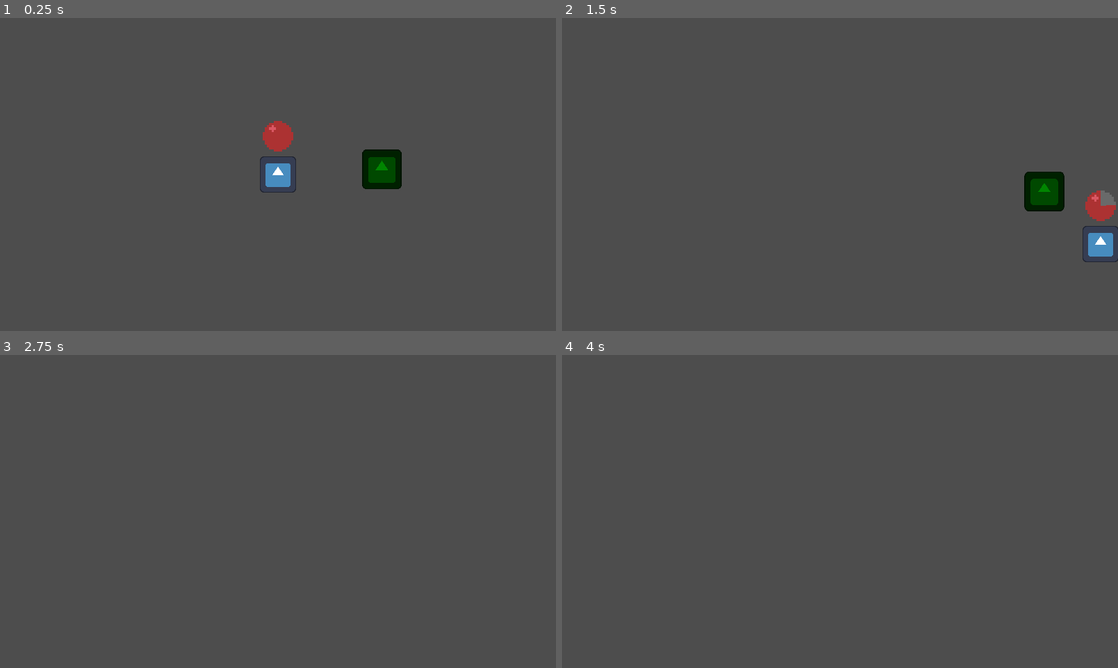
Above: before the commit, frames 1-4 (two rows, left to right).
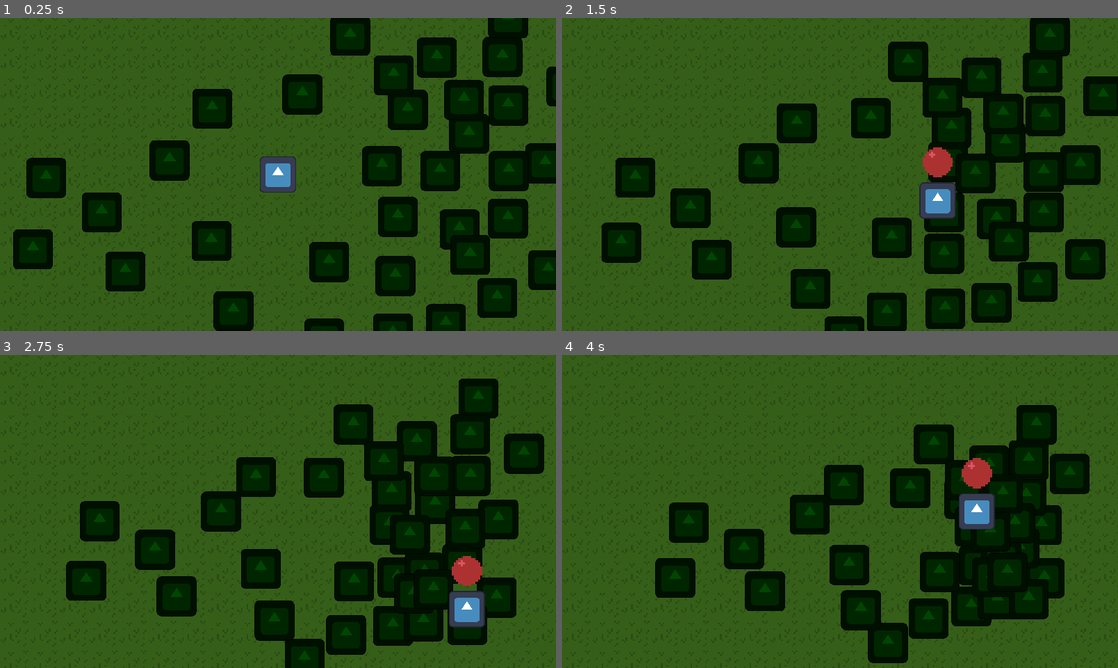
Above: after the commit, the same moments.

Repository: RenatoCLa/architecture-jam-2024
Game: Godot game, scene res://Scenes/rooms/test_room_01.tscn
The game is run twice, just before and just after one commit, with the same random seed, the same clock (stepped at 60 frames per second) and the same inputs. The engine's default icon, where the game draws it, is replaced by a stand-in: a white triangle on a blue panel in a dark square.
Inputs (mouse positions are in pixels of both pictures, inside the frame that each line leads up to):
- Up to frame 1 (0.25 s): no input
- Up to frame 2 (1.5 s): move the mouse to (962, 158) at 0.52 s; hold D (walk_right) 0.53-1.28 s; move the mouse to (728, 190) at 1.27 s; hold S (walk_down) from 1.28 s (still down)
- Up to frame 3 (2.75 s): move the mouse to (333, 442) at 2.02 s; release S (walk_down) at 2.03 s; hold D (walk_right) from 2.03 s (still down)
- Up to frame 4 (4 s): move the mouse to (812, 574) at 2.77 s; release D (walk_right) at 2.78 s; hold W (walk_up) 2.78-3.53 s; move the mouse to (1006, 558) at 3.52 s; hold A (walk_left) from 3.53 s (still down)

The runs differ from the first frame. In frame 1, 99% of the frame differs, in the area x 0-100%, y 0-100%; in frame 2, 99%; in frame 3, 100%; in frame 4, 100%.

Commit message:
Added attack function for the player

Diff:
--- /dev/null
+++ b/Scenes/attacks/generic_bullet.tscn
@@ -0,0 +1,22 @@
+[gd_scene load_steps=4 format=3 uid="uid://bc7xiw331iqih"]
+
+[ext_resource type="Script" path="res://Scripts/Class Scripts/generic_bullet.gd" id="1_7p1lx"]
+[ext_resource type="Texture2D" uid="uid://jbupabfjuqys" path="res://Sprites/backdrop.png" id="1_uxn1q"]
+
+[sub_resource type="CircleShape2D" id="CircleShape2D_bugw4"]
+radius = 8.0
+
+[node name="GenericBullet" type="Area2D"]
+top_level = true
+collision_layer = 2
+collision_mask = 2
+input_pickable = false
+script = ExtResource("1_7p1lx")
+
+[node name="Sprite2D" type="Sprite2D" parent="."]
+texture = ExtResource("1_uxn1q")
+
+[node name="CollisionShape2D" type="CollisionShape2D" parent="."]
+shape = SubResource("CircleShape2D_bugw4")
+
+[connection signal="area_entered" from="." to="." method="_on_area_entered"]
--- a/Scenes/base_enemy.tscn
+++ b/Scenes/base_enemy.tscn
@@ -1,28 +1,39 @@
-[gd_scene load_steps=4 format=3 uid="uid://c1c7w62icklj7"]
+[gd_scene load_steps=5 format=3 uid="uid://c1c7w62icklj7"]
 
-[ext_resource type="Script" path="res://Scripts/base_enemy_ai.gd" id="1_tcg4s"]
+[ext_resource type="Script" path="res://Scripts/Class Scripts/generic_enemy.gd" id="1_tcg4s"]
 [ext_resource type="Texture2D" uid="uid://cfxol6j2iyqcw" path="res://Sprites/icon.svg" id="2_ayr7t"]
 
-[sub_resource type="CircleShape2D" id="CircleShape2D_ppwh2"]
-radius = 25.0
+[sub_resource type="CircleShape2D" id="CircleShape2D_r74yj"]
+radius = 22.0
+
+[sub_resource type="CapsuleShape2D" id="CapsuleShape2D_5k27h"]
+height = 20.0
 
 [node name="Base Enemy" type="CharacterBody2D"]
-position = Vector2(73, 1)
+collision_layer = 2
 motion_mode = 1
+platform_floor_layers = 4278190080
 script = ExtResource("1_tcg4s")
 
-[node name="Sprite2D" type="Sprite2D" parent="."]
+[node name="Sprite" type="Sprite2D" parent="."]
 modulate = Color(0, 0.521569, 0, 1)
+y_sort_enabled = true
 scale = Vector2(0.359375, 0.359375)
 texture = ExtResource("2_ayr7t")
 
-[node name="Area2D" type="Area2D" parent="."]
+[node name="Hitbox" type="Area2D" parent="."]
+collision_layer = 2
 
-[node name="CollisionShape2D" type="CollisionShape2D" parent="Area2D"]
-shape = SubResource("CircleShape2D_ppwh2")
+[node name="Collision" type="CollisionShape2D" parent="Hitbox"]
+shape = SubResource("CircleShape2D_r74yj")
+debug_color = Color(0.99847, 0, 0.14118, 0.42)
+
+[node name="CollisionShape2D" type="CollisionShape2D" parent="."]
+position = Vector2(0, 13)
+shape = SubResource("CapsuleShape2D_5k27h")
 
 [node name="Attack_CD" type="Timer" parent="."]
 one_shot = true
 
-[connection signal="body_entered" from="Area2D" to="." method="_on_area_2d_body_entered"]
-[connection signal="body_exited" from="Area2D" to="." method="_on_area_2d_body_exited"]
+[connection signal="body_entered" from="Hitbox" to="." method="_on_area_2d_body_entered"]
+[connection signal="body_exited" from="Hitbox" to="." method="_on_area_2d_body_exited"]
--- a/Scenes/player.tscn
+++ b/Scenes/player.tscn
@@ -1,31 +1,68 @@
-[gd_scene load_steps=6 format=3 uid="uid://1q8hs8188bfu"]
+[gd_scene load_steps=10 format=3 uid="uid://1q8hs8188bfu"]
 
 [ext_resource type="Script" path="res://Scripts/player_script.gd" id="1_w14cx"]
 [ext_resource type="Texture2D" uid="uid://cfxol6j2iyqcw" path="res://Sprites/icon.svg" id="2_3wsjd"]
 [ext_resource type="Texture2D" uid="uid://buy5rv280aqje" path="res://Sprites/bac.png" id="3_uyuoo"]
 [ext_resource type="Texture2D" uid="uid://jbupabfjuqys" path="res://Sprites/backdrop.png" id="4_qygbs"]
+[ext_resource type="Script" path="res://Scripts/detect_enemies.gd" id="5_7255h"]
+[ext_resource type="Script" path="res://Scripts/Class Scripts/generic_attack.gd" id="5_76407"]
 
-[sub_resource type="CircleShape2D" id="CircleShape2D_bgun5"]
-radius = 25.0
+[sub_resource type="CapsuleShape2D" id="CapsuleShape2D_y2p1o"]
+height = 22.0
+
+[sub_resource type="CircleShape2D" id="CircleShape2D_tkwwr"]
+radius = 18.0
+
+[sub_resource type="CircleShape2D" id="CircleShape2D_ngnva"]
+radius = 300.0
 
 [node name="Player" type="CharacterBody2D" groups=["player"]]
 motion_mode = 1
+platform_floor_layers = 4278190080
 script = ExtResource("1_w14cx")
 
-[node name="Player_Sprite" type="Sprite2D" parent="."]
+[node name="Sprite" type="Sprite2D" parent="."]
 scale = Vector2(0.328125, 0.328125)
 texture = ExtResource("2_3wsjd")
 
-[node name="Player_Collision" type="CollisionShape2D" parent="."]
-shape = SubResource("CircleShape2D_bgun5")
+[node name="Collision" type="CollisionShape2D" parent="."]
+position = Vector2(0, 10)
+shape = SubResource("CapsuleShape2D_y2p1o")
 
-[node name="TextureProgressBar" type="TextureProgressBar" parent="."]
+[node name="HealthBar" type="TextureProgressBar" parent="."]
 offset_left = -20.0
 offset_top = -64.0
 offset_right = 20.0
 offset_bottom = -24.0
 max_value = 25.0
+step = 0.0
 fill_mode = 5
 nine_patch_stretch = true
 texture_under = ExtResource("3_uyuoo")
 texture_progress = ExtResource("4_qygbs")
+
+[node name="Hitbox" type="Area2D" parent="."]
+
+[node name="CollisionShape2D" type="CollisionShape2D" parent="Hitbox"]
+shape = SubResource("CircleShape2D_tkwwr")
+
+[node name="Holster" type="Area2D" parent="."]
+collision_layer = 4
+collision_mask = 2
+script = ExtResource("5_7255h")
+
+[node name="Slot1" type="Node" parent="Holster"]
+
+[node name="Slot2" type="Node" parent="Holster"]
+
+[node name="Slot3" type="Node" parent="Holster"]
+
+[node name="Slot4" type="Node" parent="Holster"]
+
+[node name="DefaultWeapon" type="Node" parent="Holster"]
+script = ExtResource("5_76407")
+damage = 5.0
+cd = 1.0
+
+[node name="Enemy Detection" type="CollisionShape2D" parent="Holster"]
+shape = SubResource("CircleShape2D_ngnva")
--- a/Scenes/rooms/test_room_01.tscn
+++ b/Scenes/rooms/test_room_01.tscn
@@ -1,13 +1,171 @@
-[gd_scene load_steps=3 format=3 uid="uid://bndbgx15li5w2"]
+[gd_scene load_steps=4 format=3 uid="uid://bndbgx15li5w2"]
 
 [ext_resource type="PackedScene" uid="uid://1q8hs8188bfu" path="res://Scenes/player.tscn" id="1_secu1"]
 [ext_resource type="PackedScene" uid="uid://c1c7w62icklj7" path="res://Scenes/base_enemy.tscn" id="2_3r3a7"]
+[ext_resource type="Texture2D" uid="uid://cg34xy48y0nx3" path="res://Sprites/base_floor_grass.png" id="3_q2r8h"]
 
 [node name="World" type="Node2D"]
 
 [node name="Player" parent="." instance=ExtResource("1_secu1")]
+z_index = 1
 
 [node name="Camera" type="Camera2D" parent="."]
 
 [node name="Base Enemy" parent="." instance=ExtResource("2_3r3a7")]
-position = Vector2(182, -9)
+position = Vector2(314, -13)
+metadata/_edit_group_ = true
+
+[node name="Node" type="Node" parent="."]
+
+[node name="Base Enemy2" parent="Node" instance=ExtResource("2_3r3a7")]
+position = Vector2(317, 112)
+metadata/_edit_group_ = true
+
+[node name="Base Enemy3" parent="Node" instance=ExtResource("2_3r3a7")]
+position = Vector2(338, -103)
+metadata/_edit_group_ = true
+
+[node name="Base Enemy4" parent="Node" instance=ExtResource("2_3r3a7")]
+position = Vector2(188, -138)
+metadata/_edit_group_ = true
+
+[node name="Base Enemy5" parent="Node" instance=ExtResource("2_3r3a7")]
+position = Vector2(188, -138)
+metadata/_edit_group_ = true
+
+[node name="Base Enemy6" parent="Node" instance=ExtResource("2_3r3a7")]
+position = Vector2(226, -48)
+metadata/_edit_group_ = true
+
+[node name="Base Enemy7" parent="Node" instance=ExtResource("2_3r3a7")]
+position = Vector2(155, -77)
+metadata/_edit_group_ = true
+
+[node name="Base Enemy8" parent="Node" instance=ExtResource("2_3r3a7")]
+position = Vector2(271, -81)
+metadata/_edit_group_ = true
+
+[node name="Base Enemy9" parent="Node" instance=ExtResource("2_3r3a7")]
+position = Vector2(-3, 222)
+metadata/_edit_group_ = true
+
+[node name="Base Enemy10" parent="Node" instance=ExtResource("2_3r3a7")]
+position = Vector2(55, 195)
+metadata/_edit_group_ = true
+
+[node name="Base Enemy11" parent="Node" instance=ExtResource("2_3r3a7")]
+position = Vector2(136, 188)
+metadata/_edit_group_ = true
+
+[node name="Base Enemy12" parent="Node" instance=ExtResource("2_3r3a7")]
+position = Vector2(198, 176)
+metadata/_edit_group_ = true
+
+[node name="Base Enemy13" parent="Node" instance=ExtResource("2_3r3a7")]
+position = Vector2(258, 145)
+metadata/_edit_group_ = true
+
+[node name="Base Enemy14" parent="Node" instance=ExtResource("2_3r3a7")]
+position = Vector2(271, 52)
+metadata/_edit_group_ = true
+
+[node name="Base Enemy15" parent="Node" instance=ExtResource("2_3r3a7")]
+position = Vector2(144, 51)
+metadata/_edit_group_ = true
+
+[node name="Base Enemy16" parent="Node" instance=ExtResource("2_3r3a7")]
+position = Vector2(215, 65)
+metadata/_edit_group_ = true
+
+[node name="Base Enemy17" parent="Node" instance=ExtResource("2_3r3a7")]
+position = Vector2(272, -4)
+metadata/_edit_group_ = true
+
+[node name="Base Enemy18" parent="Node" instance=ExtResource("2_3r3a7")]
+position = Vector2(270, -183)
+metadata/_edit_group_ = true
+
+[node name="Base Enemy19" parent="Node" instance=ExtResource("2_3r3a7")]
+position = Vector2(-80, -80)
+metadata/_edit_group_ = true
+
+[node name="Base Enemy20" parent="Node" instance=ExtResource("2_3r3a7")]
+position = Vector2(-209, 45)
+metadata/_edit_group_ = true
+
+[node name="Base Enemy21" parent="Node" instance=ExtResource("2_3r3a7")]
+position = Vector2(264, -138)
+metadata/_edit_group_ = true
+
+[node name="Base Enemy22" parent="Node" instance=ExtResource("2_3r3a7")]
+position = Vector2(-131, -17)
+metadata/_edit_group_ = true
+
+[node name="Base Enemy23" parent="Node" instance=ExtResource("2_3r3a7")]
+position = Vector2(-273, 4)
+metadata/_edit_group_ = true
+
+[node name="Base Enemy24" parent="Node" instance=ExtResource("2_3r3a7")]
+position = Vector2(-288, 88)
+metadata/_edit_group_ = true
+
+[node name="Base Enemy25" parent="Node" instance=ExtResource("2_3r3a7")]
+position = Vector2(-81, 81)
+metadata/_edit_group_ = true
+
+[node name="Base Enemy26" parent="Node" instance=ExtResource("2_3r3a7")]
+position = Vector2(-181, 115)
+metadata/_edit_group_ = true
+
+[node name="Base Enemy27" parent="Node" instance=ExtResource("2_3r3a7")]
+position = Vector2(-53, 163)
+metadata/_edit_group_ = true
+
+[node name="Base Enemy28" parent="Node" instance=ExtResource("2_3r3a7")]
+position = Vector2(62, 106)
+metadata/_edit_group_ = true
+
+[node name="Base Enemy29" parent="Node" instance=ExtResource("2_3r3a7")]
+position = Vector2(86, -165)
+metadata/_edit_group_ = true
+
+[node name="Base Enemy30" parent="Node" instance=ExtResource("2_3r3a7")]
+position = Vector2(30, -98)
+metadata/_edit_group_ = true
+
+[node name="Base Enemy31" parent="Node" instance=ExtResource("2_3r3a7")]
+position = Vector2(126, -10)
+metadata/_edit_group_ = true
+
+[node name="Base Enemy32" parent="Node" instance=ExtResource("2_3r3a7")]
+position = Vector2(138, -118)
+metadata/_edit_group_ = true
+
+[node name="Base Enemy33" parent="Node" instance=ExtResource("2_3r3a7")]
+position = Vector2(140, 121)
+metadata/_edit_group_ = true
+
+[node name="Base Enemy34" parent="Node" instance=ExtResource("2_3r3a7")]
+position = Vector2(220, -88)
+metadata/_edit_group_ = true
+
+[node name="Base Enemy35" parent="Node" instance=ExtResource("2_3r3a7")]
+position = Vector2(227, 95)
+metadata/_edit_group_ = true
+
+[node name="Base Enemy36" parent="Node" instance=ExtResource("2_3r3a7")]
+position = Vector2(193, -4)
+metadata/_edit_group_ = true
+
+[node name="Background" type="Node2D" parent="."]
+metadata/_edit_lock_ = true
+metadata/_edit_group_ = true
+
+[node name="Floor" type="Sprite2D" parent="Background"]
+modulate = Color(0.502719, 0.502719, 0.502719, 1)
+z_index = -1
+texture_repeat = 2
+scale = Vector2(-2.12831, -2.12831)
+texture = ExtResource("3_q2r8h")
+region_enabled = true
+region_rect = Rect2(0, 0, 500, 500)
--- /dev/null
+++ b/Scripts/Class Scripts/generic_attack.gd
@@ -0,0 +1,31 @@
+extends Node
+class_name attack
+
+@export var damage: float # attack dmg
+@export var duration: float # how long the projectile will travel
+@export var size: float #size of the projectile
+@export var cd: float #cooldown
+
+#multipliers
+var dmg_multi: float
+var size_multi: float
+var cd_reduct: float
+
+var timer: Timer
+
+func _ready() -> void:
+	timer = Timer.new()
+	add_child(timer)
+	timer.one_shot = true
+	timer.start(cd - (cd * cd_reduct))
+	timer.timeout.connect(_attack)
+
+func _attack() -> void:
+	var bullet = preload("res://Scenes/attacks/generic_bullet.tscn")
+	var new_bullet = bullet.instantiate()
+	new_bullet.global_position = get_parent().global_position
+	new_bullet.global_rotation = get_parent().global_rotation
+	new_bullet.damage = damage + (damage * dmg_multi)
+	print(new_bullet.damage)
+	add_child(new_bullet)
+	timer.start(cd - (cd * cd_reduct))
--- /dev/null
+++ b/Scripts/Class Scripts/generic_bullet.gd
@@ -0,0 +1,13 @@
+extends Area2D
+
+var damage: float
+var speed: float
+
+func _physics_process(delta: float) -> void:
+	var direction: Vector2 = Vector2.RIGHT.rotated(rotation)
+	position += direction * 500 * delta
+
+func _on_area_entered(area: Area2D) -> void:
+	queue_free()
+	if area.get_parent().has_method("take_damage"):
+		area.get_parent().take_damage(damage)
--- a/Scripts/base_enemy_ai.gd
+++ b/Scripts/Class Scripts/generic_enemy.gd
@@ -1,10 +1,10 @@
 extends CharacterBody2D
-class_name EnemyBase
+class_name Enemy
 
 #enemy attributes
-var speed: int = 250
-var health: int = 10
-var damage: int = 2
+@export var speed: float = 25
+@export var health: float = 10
+@export var damage: float = 2
 
 #booleans
 var can_attack: bool = false
@@ -22,13 +22,10 @@
 	if can_attack == true:
 		attack()
 
-func movement():
+func movement() -> void:
 	player_pos = player.global_position
-	if !(global_position.distance_to(player_pos) < 15):
-		direction = global_position.direction_to(player_pos)
-		velocity = direction * speed
-	else:
-		velocity = Vector2.ZERO
+	direction = global_position.direction_to(player_pos)
+	velocity = direction * speed
 
 	move_and_slide()
 
@@ -50,3 +47,13 @@
 		print("out of range")
 		can_attack = false
 		attack_cd.stop()
+
+func take_damage(dmg: float) -> void:
+	health -= dmg
+	if(health <= 0):
+		die()
+
+func die() -> void:
+	queue_free()
+	#drop exp
+	#play death animation
--- /dev/null
+++ b/Scripts/detect_enemies.gd
@@ -0,0 +1,7 @@
+extends Area2D
+
+func _physics_process(delta: float) -> void:
+	var enemies_in_range = get_overlapping_areas()
+	if enemies_in_range.size() > 0:
+		var target_enemy = enemies_in_range.front()
+		look_at(target_enemy.global_position)
--- a/Scripts/player_script.gd
+++ b/Scripts/player_script.gd
@@ -1,19 +1,35 @@
 extends CharacterBody2D
 
-var speed: int = 400
-var max_health: int = 25
-var current_health: int = 25
+#stats
+var speed: float = 150
+var max_health: float = 10000000000000000
+var current_health: float
+
+#stats multipliers
+var hp_multi: float
+var dmg_multi: float
+var speed_multi: float
+var aoe_multi: float
+var cd_reduct: float
+
+var weapon_slots: Array[int]
 
 var direction: Vector2
 var mouse_pos: Vector2
 
-@onready var health_bar: TextureProgressBar = $TextureProgressBar
+@onready var health_bar: TextureProgressBar = $HealthBar
 
 func _ready() -> void:
+	current_health = max_health
 	health_bar.max_value = max_health
 	health_bar.value = current_health
+	_add_weapon()
 
 func _physics_process(delta: float) -> void:
+	if current_health == max_health:
+		health_bar.hide()
+	else:
+		health_bar.show()
 	movement()
 
 func movement() -> void:
@@ -25,11 +41,24 @@
 	#move the player
 	move_and_slide()
 
+func update_stats() -> void:
+	pass
+
+func _add_weapon() -> void:
+	var size = weapon_slots.size()
+	if size == 3:
+		#full
+		#maybe let player swap weapons
+		pass
+	else:
+		#add weapon
+		pass
+
 func update_health_bar() -> void:
 	health_bar.max_value = max_health
 	health_bar.value = current_health
 
-func _take_damage(damage: int):
+func _take_damage(damage: int) -> void:
 	current_health -= damage
 	print(current_health)
 	update_health_bar()
--- /dev/null
+++ b/node_2d.tscn
@@ -0,0 +1,9 @@
+[gd_scene load_steps=2 format=3 uid="uid://du0trq51mpq3w"]
+
+[ext_resource type="Script" path="res://Scripts/Class Scripts/generic_attack.gd" id="1_qy1ka"]
+
+[node name="Node2D" type="CharacterBody2D"]
+metadata/cd_reduct = 25.0
+
+[node name="Node2D" type="Node2D" parent="."]
+script = ExtResource("1_qy1ka")
Binary file added: Sprites/base_floor_grass.png
Not shown, added: Sprites/base_floor_grass.png.import
